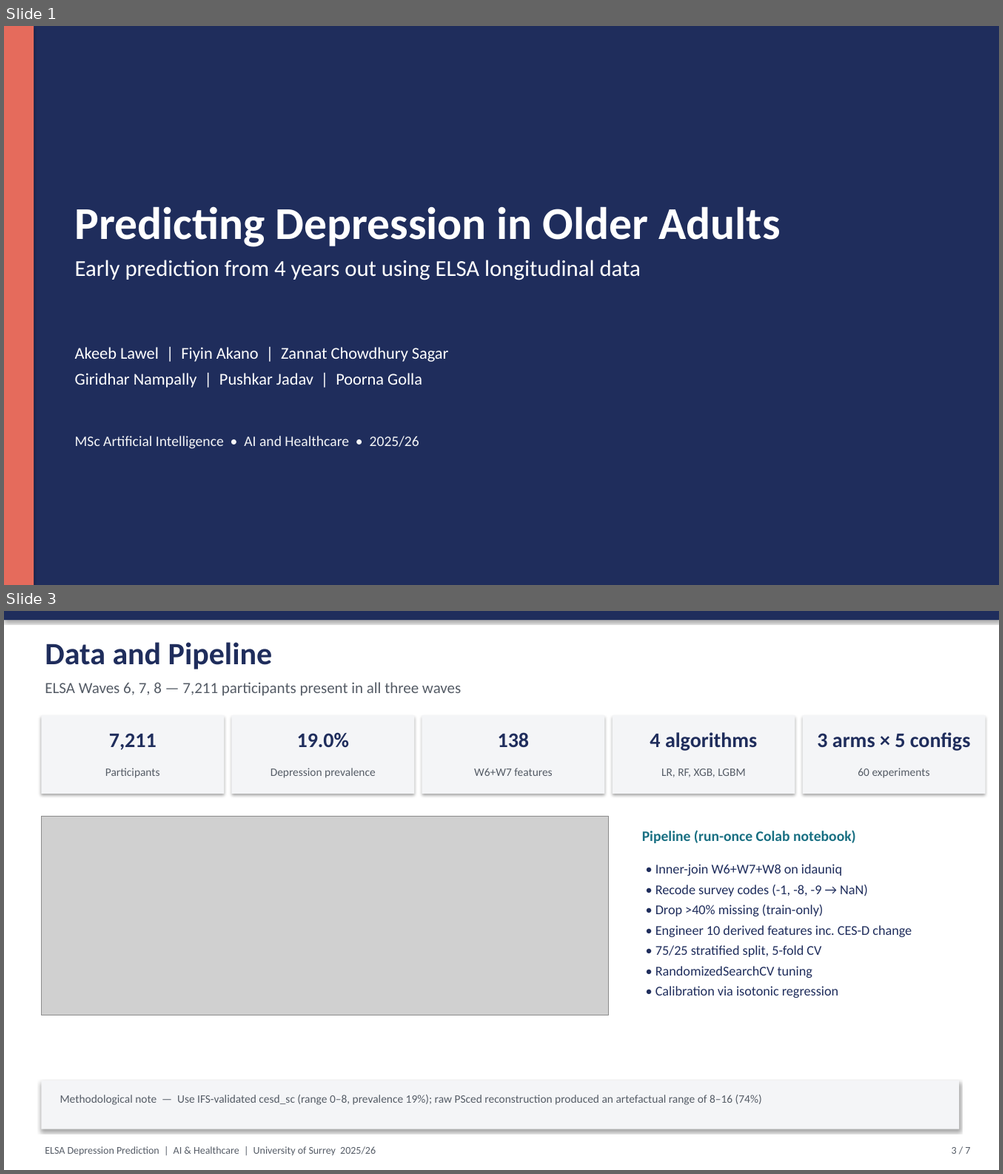
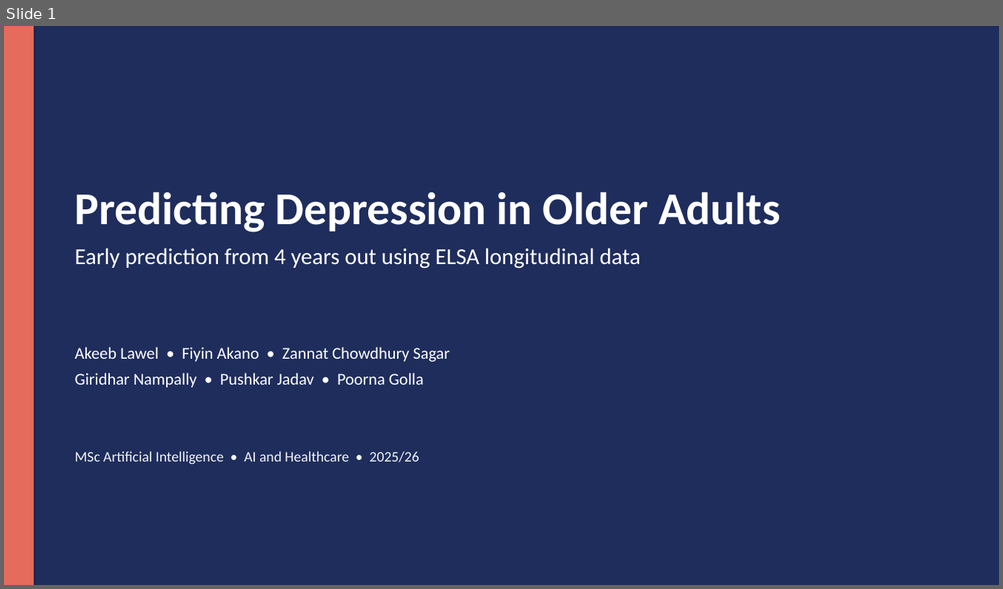
Before and after one commit to CHOC4HOL1C/elsa-depression-prediction, a slide deck: presentation/ELSA_Depression_Prediction.pptx. Shown one above the other, each under a label of ours: slides 1 and 3 before the commit, slide 1 after it; the slides between them are not shown. The pictures are 1003x1174 and 1003x589 pixels, drawn with LibreOffice and Linux fonts; fonts in the diff are those of the drawing; grey boxes stand for pictures. Boxes give left, top, right and bottom in pixels: in the first picture for what was removed or moved away, otherwise in the second. Text is boxed around its words. In the diff, an @@ line names an element or a change of style, - is before the commit and + after.

```diff
--- a/presentation/ELSA_Depression_Prediction.pptx
+++ b/presentation/ELSA_Depression_Prediction.pptx
@@ slide 3 removed at [4, 611, 999, 1170], background #FFFFFF @@
@@ rectangle removed at [4, 611, 999, 620] @@
@@ text removed at [45, 642, 272, 669] @@
-Data and Pipeline
@@ text removed at [45, 682, 461, 696] @@
-ELSA Waves 6, 7, 8 — 7,211 participants present in all three waves
@@ rectangle removed at [41, 715, 224, 794] @@
@@ rectangle removed at [232, 715, 415, 794] @@
@@ rectangle removed at [422, 715, 605, 794] @@
@@ rectangle removed at [612, 715, 795, 794] @@
@@ rectangle removed at [802, 715, 985, 794] @@
@@ text removed at [109, 733, 156, 750] @@
-7,211
@@ text removed at [297, 732, 349, 748] @@
-19.0%
@@ text removed at [498, 732, 529, 747] @@
-138
@@ text removed at [649, 732, 757, 751] @@
-4 algorithms
@@ text removed at [817, 732, 970, 751] @@
-3 arms × 5 configs
@@ text removed at [105, 768, 160, 778] @@
-Participants
@@ text removed at [270, 768, 375, 778] @@
-Depression prevalence
@@ text removed at [474, 768, 552, 776] @@
-W6+W7 features
@@ text removed at [661, 769, 745, 777] @@
-LR, RF, XGB, LGBM
@@ text removed at [857, 768, 930, 778] @@
-60 experiments
@@ picture removed at [41, 816, 609, 1015] @@
@@ text removed at [642, 830, 856, 843] @@
-Pipeline (run-once Colab notebook)
@@ text removed at [655, 864, 911, 998] @@
-• Inner-join W6+W7+W8 on idauniq
-• Recode survey codes (-1, -8, -9 → NaN)
-• Drop >40% missing (train-only)
-• Engineer 10 derived features inc. CES-D change
-• 75/25 stratified split, 5-fold CV
-• RandomizedSearchCV tuning
-• Calibration via isotonic regression
@@ rectangle removed at [41, 1081, 959, 1130] @@
@@ text removed at [60, 1095, 762, 1105] @@
-Methodological note — Use IFS-validated cesd_sc (range 0–8, prevalence 19%); raw PSced reconstruction produced an artefactual range of 8–16 (74%)
@@ text removed at [45, 1147, 375, 1156] @@
-ELSA Depression Prediction | AI & Healthcare | University of Surrey 2025/26
@@ text removed at [951, 1147, 970, 1154] @@
-3 / 7
@@ slide 1 changed as well @@
@@ text "Predicting Depression in Older Adults": place and size @@
-text "Predicting Depression in Older Adults" at [75, 207, 780, 247]
+text "Predicting Depression in Older Adults" at [75, 192, 780, 232]
@@ text "Early prediction from 4 years ...": place and size @@
-text "Early prediction from 4 years ..." at [75, 260, 640, 281]
+text "Early prediction from 4 years ..." at [75, 248, 640, 269]
@@ text at [75, 347, 450, 362]: text changed @@
-Akeeb Lawel | Fiyin Akano | Zannat Chowdhury Sagar
+Akeeb Lawel • Fiyin Akano • Zannat Chowdhury Sagar
@@ text at [75, 373, 424, 388]: text changed @@
-Giridhar Nampally | Pushkar Jadav | Poorna Golla
+Giridhar Nampally • Pushkar Jadav • Poorna Golla
@@ text "MSc Artificial Intelligence • AI ...": place and size @@
-text "MSc Artificial Intelligence • AI ..." at [75, 436, 419, 449]
+text "MSc Artificial Intelligence • AI ..." at [75, 452, 419, 465]
```
Also in this commit, not shown: 4 other slides changed, 7 slides added, 1 other slide removed, 6 other files.
